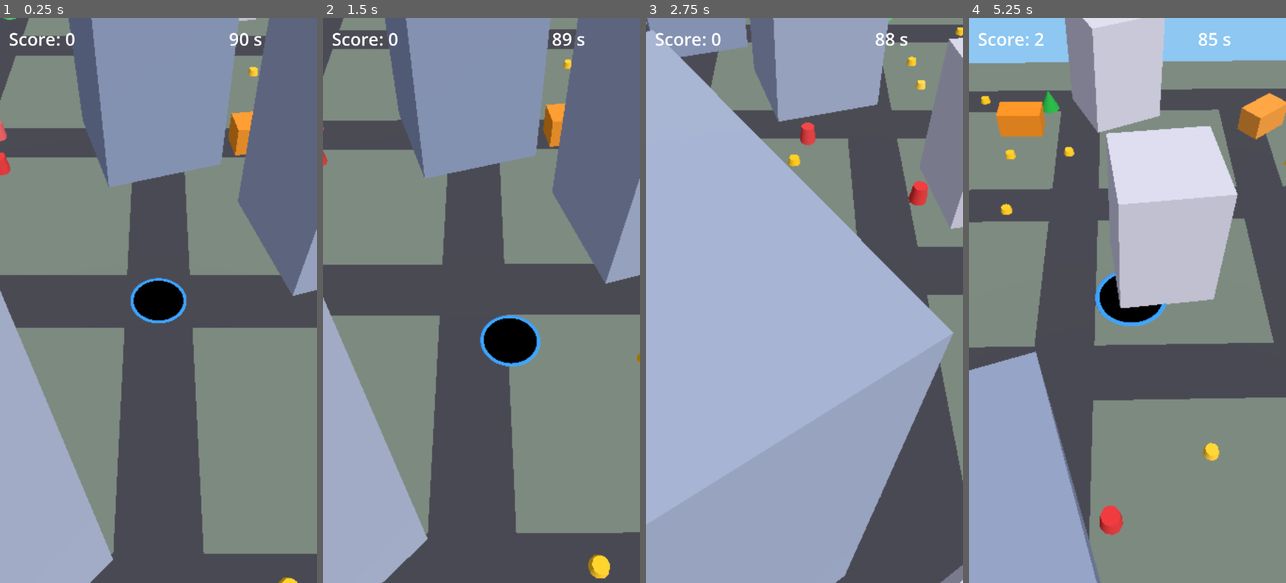
Above: before the commit, frames 1-4 (left to right).
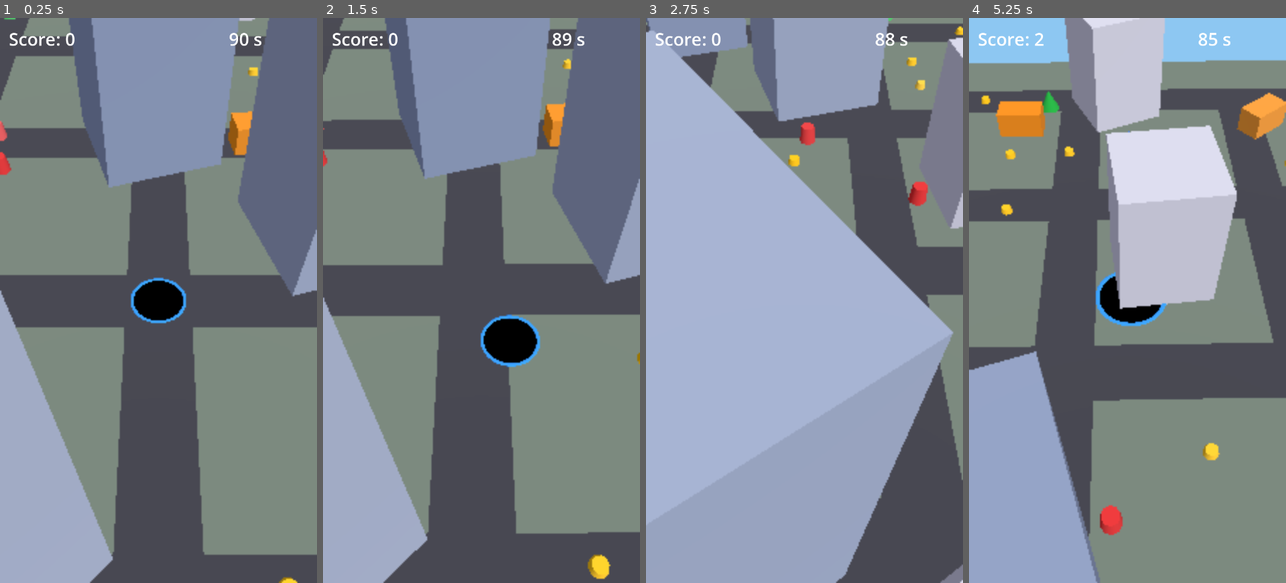
Above: after the commit, the same moments.

Repository: jp196400/hole-arcade
Game: Godot game, scene res://main.tscn
Same seed, same stepped clock (60 frames per second), same inputs: the game is played once before the commit and once after it.
Inputs (mouse positions are in pixels of both pictures, inside the frame that each line leads up to):
- Up to frame 1 (0.25 s): no input
- Up to frame 2 (1.5 s): tap Enter at 0.5 s; move the mouse to (551, 272) at 0.52 s; click (551, 272) at 0.67 s; tap Space at 1.25 s; drag from (418, 328) to (465, 413) at 1.27 s
- Up to frame 3 (2.75 s): move the mouse to (836, 176) at 2.02 s; click (836, 176) at 2.17 s
- Up to frame 4 (5.25 s): drag from (1111, 413) to (1032, 215) at 2.77 s; move the mouse to (1222, 385) at 3.52 s; click (1222, 385) at 3.67 s; drag from (1032, 215) to (1079, 159) at 4.27 s; move the mouse to (1143, 300) at 5.02 s; click (1143, 300) at 5.17 s

The runs differ from the first frame. In frame 1, 0.7% of the frame differs, in the area x 0-100%, y 0-100%; in frame 2, 0.7%; in frame 3, 0.5%; in frame 4, 1.1%.

Commit message:
Cap the iPhone WebGL canvas and remove Safari hitches.
The 3x framebuffer was the steady per-frame cost. Render at CSS pixels, share one material, and skip audio plus runtime physics bodies.

Co-authored-by: jp196400 <jp196400@users.noreply.github.com>

Diff:
--- a/main.gd
+++ b/main.gd
@@ -6,8 +6,6 @@
 const SPEED := 0.06  # world units per screen pixel dragged
 const FOLLOW_RATE := 18.0  # exponential catch-up toward the finger
 const MAX_SPEED := 72.0  # world units per second; stops a touch spike from teleporting
-const PHYSICS_ON := 11.0
-const PHYSICS_OFF := 15.0
 
 var hole_pos := Vector3.ZERO
 var drag_target := Vector3.ZERO
@@ -30,12 +28,21 @@
 var timer_lbl: Label
 var over_panel: Control
 var over_lbl: Label
+var debug_lbl: Label
+var debug_on := false
+var lit_mat: StandardMaterial3D
+var shown_score := -1
+var shown_sec := -1
 
 func _ready() -> void:
 	randomize()
+	debug_on = _query_debug()
+	lit_mat = _mat(Color.WHITE)
+	lit_mat.vertex_color_use_as_albedo = true
 	_build_world()
 	_build_ui()
 	_spawn_city()
+	_prewarm_shaders()
 
 func _mat(c: Color) -> StandardMaterial3D:
 	var m := StandardMaterial3D.new()
@@ -44,6 +51,29 @@
 
 func _no_shadow(g: GeometryInstance3D) -> void:
 	g.cast_shadow = GeometryInstance3D.SHADOW_CASTING_SETTING_OFF
+
+func _query_debug() -> bool:
+	if not OS.has_feature("web"):
+		return false
+	var search := str(JavaScriptBridge.eval("window.location.search", true))
+	return search.find("debug=1") != -1
+
+func _with_color(src: Mesh, color: Color) -> ArrayMesh:
+	var arrays := src.surface_get_arrays(0)
+	var count := (arrays[Mesh.ARRAY_VERTEX] as PackedVector3Array).size()
+	var cols := PackedColorArray()
+	cols.resize(count)
+	cols.fill(color)
+	arrays[Mesh.ARRAY_COLOR] = cols
+	var out := ArrayMesh.new()
+	out.add_surface_from_arrays(Mesh.PRIMITIVE_TRIANGLES, arrays)
+	return out
+
+func _prewarm_shaders() -> void:
+	# Safari compiles WebGL2 programs on first draw. Draw once during load.
+	if DisplayServer.get_name() == "headless":
+		return
+	RenderingServer.force_draw(false)
 
 func _build_world() -> void:
 	var env := WorldEnvironment.new()
@@ -61,21 +91,13 @@
 	var ground := MeshInstance3D.new()
 	var pm := PlaneMesh.new()
 	pm.size = Vector2(CITY_HALF * 2 + 10, CITY_HALF * 2 + 10)
-	ground.mesh = pm
-	ground.material_override = _mat(Color(0.45, 0.5, 0.45))
+	ground.mesh = _with_color(pm, Color(0.45, 0.5, 0.45))
+	ground.material_override = lit_mat
 	_no_shadow(ground)
 	add_child(ground)
-	var floor_body := StaticBody3D.new()
-	var floor_shape := BoxShape3D.new()
-	floor_shape.size = Vector3(CITY_HALF * 2 + 10, 1.0, CITY_HALF * 2 + 10)
-	var floor_col := CollisionShape3D.new()
-	floor_col.shape = floor_shape
-	floor_col.position = Vector3(0, -0.5, 0)
-	floor_body.add_child(floor_col)
-	add_child(floor_body)
 	var roads := MeshInstance3D.new()
-	roads.mesh = _merged_roads()
-	roads.material_override = _mat(Color(0.25, 0.25, 0.28))
+	roads.mesh = _with_color(_merged_roads(), Color(0.25, 0.25, 0.28))
+	roads.material_override = lit_mat
 	_no_shadow(roads)
 	add_child(roads)
 	hole_mesh = MeshInstance3D.new()
@@ -89,8 +111,8 @@
 	add_child(hole_mesh)
 	rim_mesh = MeshInstance3D.new()
 	var tm := TorusMesh.new(); tm.inner_radius = 0.95; tm.outer_radius = 1.08
-	rim_mesh.mesh = tm
-	rim_mesh.material_override = _mat(Color(0.2, 0.6, 1.0))
+	rim_mesh.mesh = _with_color(tm, Color(0.2, 0.6, 1.0))
+	rim_mesh.material_override = lit_mat
 	_no_shadow(rim_mesh)
 	rim_mesh.physics_interpolation_mode = Node.PHYSICS_INTERPOLATION_MODE_OFF
 	add_child(rim_mesh)
@@ -180,13 +202,11 @@
 			"height": height,
 			"points": k[3],
 			"color": col,
-			"body": null,
 		}
 		list.append(obj)
 		objects.append(obj)
 	for ki in kinds.size():
 		_build_kind_multimesh(ki)
-	_update_nearby_physics()
 
 func _build_kind_multimesh(ki: int) -> void:
 	var list: Array = kind_lists[ki]
@@ -203,16 +223,13 @@
 		mm.set_instance_color(obj.index, obj.color)
 	var inst := MultiMeshInstance3D.new()
 	inst.multimesh = mm
-	var mat := _mat(Color.WHITE)
-	mat.vertex_color_use_as_albedo = true
-	inst.material_override = mat
+	inst.material_override = lit_mat
 	inst.custom_aabb = AABB(Vector3(-CITY_HALF, -2, -CITY_HALF), Vector3(CITY_HALF * 2, 40, CITY_HALF * 2))
 	_no_shadow(inst)
 	add_child(inst)
 	kind_multimeshes[ki] = mm
 
 func _remove_prop(o: Dictionary) -> void:
-	_disable_body(o)
 	var list: Array = kind_lists[o.kind]
 	var mm: MultiMesh = kind_multimeshes[o.kind]
 	var i: int = o.index
@@ -226,46 +243,6 @@
 	list.pop_back()
 	mm.visible_instance_count = list.size()
 	objects.erase(o)
-
-func _enable_body(o: Dictionary) -> void:
-	if o.body != null:
-		return
-	var body := StaticBody3D.new()
-	body.physics_interpolation_mode = Node.PHYSICS_INTERPOLATION_MODE_ON
-	body.transform = o.xform
-	var col := CollisionShape3D.new()
-	var size: float = o.size
-	var height: float = o.height
-	if size >= 3.0 or size == 1.1 or size == 1.8:
-		var box := BoxShape3D.new()
-		box.size = Vector3(size * 1.4, height, size * (1.4 if size >= 3.0 else 0.8))
-		col.shape = box
-	else:
-		var cyl := CylinderShape3D.new()
-		cyl.radius = size
-		cyl.height = height
-		col.shape = cyl
-	body.add_child(col)
-	add_child(body)
-	o.body = body
-
-func _disable_body(o: Dictionary) -> void:
-	var body: StaticBody3D = o.body
-	if body == null:
-		return
-	body.queue_free()
-	o.body = null
-
-func _update_nearby_physics() -> void:
-	var on_r := PHYSICS_ON + hole_radius
-	var off_r := PHYSICS_OFF + hole_radius
-	for o in objects:
-		var d := Vector2(o.pos.x - hole_pos.x, o.pos.z - hole_pos.z).length()
-		if o.body == null:
-			if d <= on_r:
-				_enable_body(o)
-		elif d >= off_r:
-			_disable_body(o)
 
 func _build_ui() -> void:
 	var ui := CanvasLayer.new(); add_child(ui)
@@ -286,6 +263,12 @@
 	over_lbl.vertical_alignment = VERTICAL_ALIGNMENT_CENTER
 	over_lbl.add_theme_font_size_override("font_size", 56)
 	over_panel.add_child(over_lbl)
+	debug_lbl = Label.new()
+	debug_lbl.position = Vector2(16, 78)
+	debug_lbl.add_theme_font_size_override("font_size", 22)
+	debug_lbl.mouse_filter = Control.MOUSE_FILTER_IGNORE
+	debug_lbl.visible = debug_on
+	ui.add_child(debug_lbl)
 
 func _input(event: InputEvent) -> void:
 	if event is InputEventScreenDrag and playing:
@@ -332,7 +315,6 @@
 			over_lbl.text = "Time's up!\nScore: %d\n\nTap to play again" % score
 			over_panel.visible = true
 		_move_hole(delta)
-		_update_nearby_physics()
 		_check_swallow()
 	var target := 1.0 + sqrt(float(score)) * 0.35
 	hole_radius = lerpf(hole_radius, target, 1.0 - exp(-3.0 * delta))
@@ -341,7 +323,9 @@
 	rim_mesh.position = hole_pos + Vector3(0, 0.03, 0)
 	rim_mesh.scale = Vector3(hole_radius, 0.3, hole_radius)
 	var fall_pull := 1.0 - exp(-6.0 * delta)
-	for f in falling.duplicate():
+	var fi := falling.size() - 1
+	while fi >= 0:
+		var f: Dictionary = falling[fi]
 		f.t += delta
 		var n: MeshInstance3D = f.node
 		n.position.x = lerpf(n.position.x, hole_pos.x, fall_pull)
@@ -350,22 +334,45 @@
 		n.rotation.x += delta * 3.0
 		n.scale = Vector3.ONE * maxf(0.05, 1.0 - f.t * 1.2)
 		if f.t > 0.8:
-			n.queue_free(); falling.erase(f)
+			n.queue_free()
+			falling.remove_at(fi)
+		fi -= 1
 	_smooth_camera(delta)
-	score_lbl.text = "Score: %d" % score
-	timer_lbl.text = "%d s" % ceili(time_left)
+	if score != shown_score:
+		shown_score = score
+		score_lbl.text = "Score: %d" % score
+	var sec := ceili(time_left)
+	if sec != shown_sec:
+		shown_sec = sec
+		timer_lbl.text = "%d s" % sec
+	if debug_on:
+		_update_debug(delta)
+
+func _update_debug(delta: float) -> void:
+	var frame_ms := delta * 1000.0
+	var phys_ms := Performance.get_monitor(Performance.TIME_PHYSICS_PROCESS) * 1000.0
+	var draws := int(Performance.get_monitor(Performance.RENDER_TOTAL_DRAW_CALLS_IN_FRAME))
+	var bodies := int(Performance.get_monitor(Performance.PHYSICS_3D_ACTIVE_OBJECTS))
+	var fps := Engine.get_frames_per_second()
+	var win := DisplayServer.window_get_size()
+	debug_lbl.text = "FPS %d\nframe %.1f ms\nphysics %.2f ms\ndraws %d\nbodies %d\nview %dx%d" % [fps, frame_ms, phys_ms, draws, bodies, win.x, win.y]
+	if OS.has_feature("web"):
+		JavaScriptBridge.eval("window.__godotStats={fps:%d,frameMs:%.2f,physMs:%.2f,draws:%d,bodies:%d,vw:%d,vh:%d}" % [fps, frame_ms, phys_ms, draws, bodies, win.x, win.y], true)
 
 func _check_swallow() -> void:
-	for o in objects.duplicate():
+	var i := objects.size() - 1
+	while i >= 0:
+		var o: Dictionary = objects[i]
 		var d := Vector2(o.pos.x - hole_pos.x, o.pos.z - hole_pos.z).length()
 		if o.size < hole_radius * 0.9 and d < hole_radius - o.size * 0.5:
 			var n := MeshInstance3D.new()
-			n.mesh = kind_meshes[o.kind]
-			n.material_override = _mat(o.color)
+			n.mesh = _with_color(kind_meshes[o.kind], o.color)
+			n.material_override = lit_mat
 			n.transform = o.xform
 			n.physics_interpolation_mode = Node.PHYSICS_INTERPOLATION_MODE_OFF
 			_no_shadow(n)
 			add_child(n)
 			_remove_prop(o)
 			falling.append({"node": n, "t": 0.0})
-			score += o.points
+			score += int(o.points)
+		i -= 1
--- a/project.godot
+++ b/project.godot
@@ -12,20 +12,24 @@
 window/stretch/aspect="expand"
 window/stretch/scale_mode="fractional"
 window/handheld/orientation=1
+window/dpi/allow_hidpi=false
 
 [input_devices]
 pointing/emulate_touch_from_mouse=true
 
 [physics]
 common/physics_ticks_per_second=60
-common/physics_interpolation=true
+common/physics_interpolation=false
+
+[audio]
+driver/driver="Dummy"
 
 [rendering]
 renderer/rendering_method="gl_compatibility"
 renderer/rendering_method.mobile="gl_compatibility"
 textures/vram_compression/import_etc2_astc=true
 scaling_3d/mode=0
-scaling_3d/scale=0.75
+scaling_3d/scale=0.5
 lights_and_shadows/directional_shadow/size=1024
 lights_and_shadows/directional_shadow/soft_shadow_filter_quality=0
 lights_and_shadows/positional_shadow/atlas_size=1024
Not shown, changed: export_presets.cfg
Not shown, changed: README.md
Not shown, added: web_shell.html
